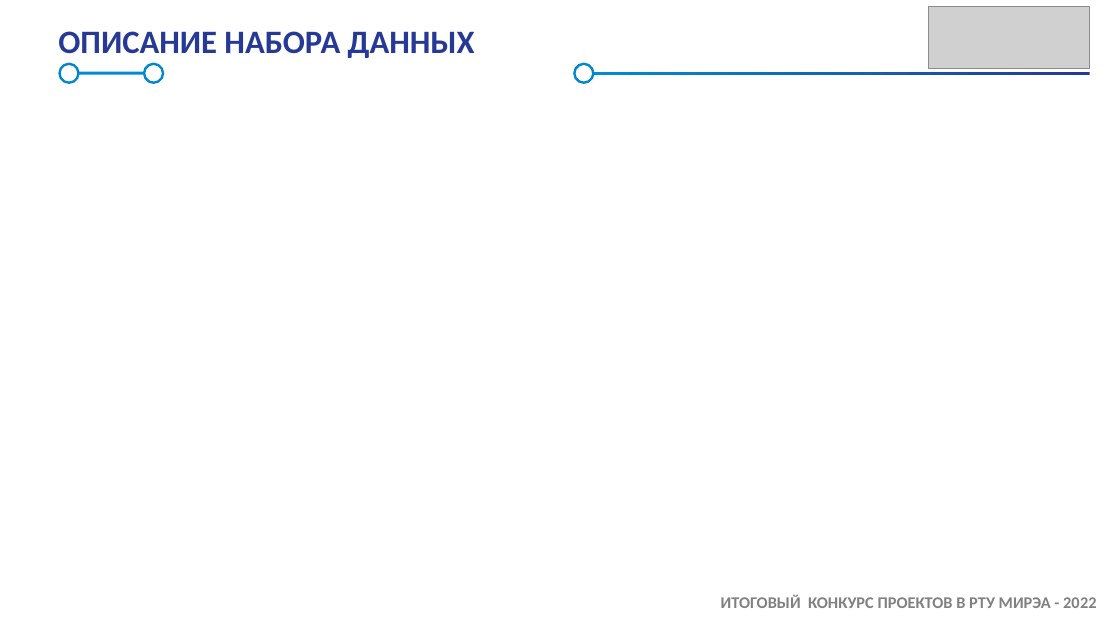
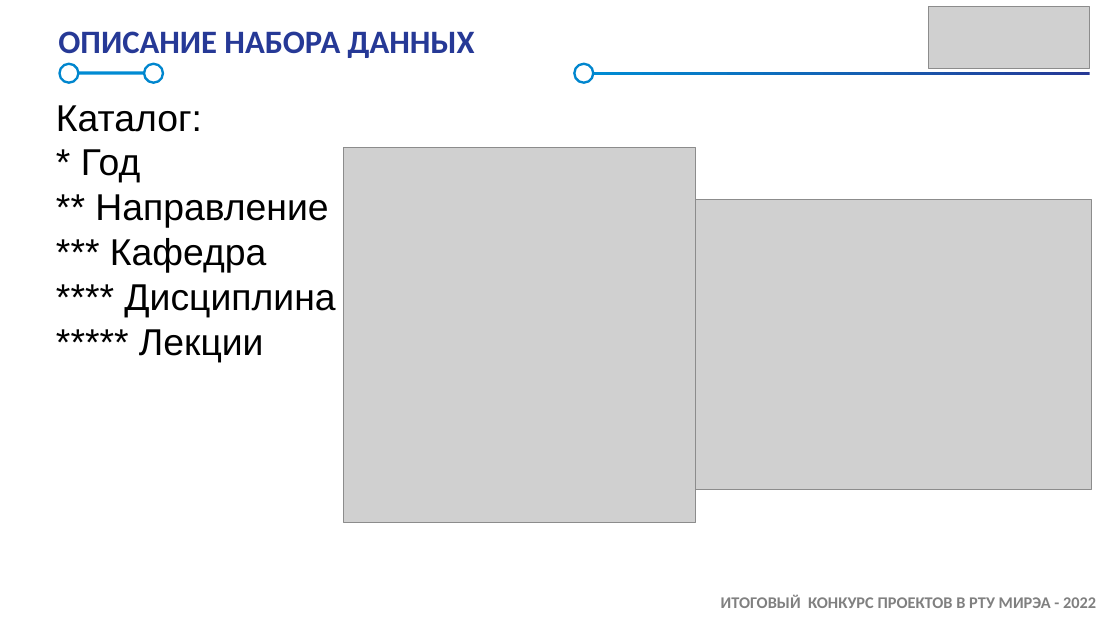
Before and after one commit to Amonimus/RPD_Samsonov, a slide deck: slide 4 of Samsung_Презентация.pptx. Drawn at 1120x630 pixels with LibreOffice and Linux fonts; fonts in the diff are those of the drawing; grey boxes stand for pictures; background and template pictures are left out. Boxes give left, top, right and bottom in pixels: in the first picture for what was removed or moved away, otherwise in the second. Text is boxed around its words. In the diff, an @@ line names an element or a change of style, - is before the commit and + after.

```diff
--- a/Samsung_Презентация.pptx
+++ b/Samsung_Презентация.pptx
@@ text added at <box>56,105,335,362</box>, 32 pt, text #000000 @@
+Каталог:
+* Год
+** Направление
+*** Кафедра
+**** Дисциплина
+***** Лекции
@@ picture added at <box>344,147,696,523</box> @@
@@ picture added at <box>688,200,1091,490</box> @@
```
Also in this commit, not shown: 4 other slides changed, 2 slides added, 2 slides removed, 5 other files.
